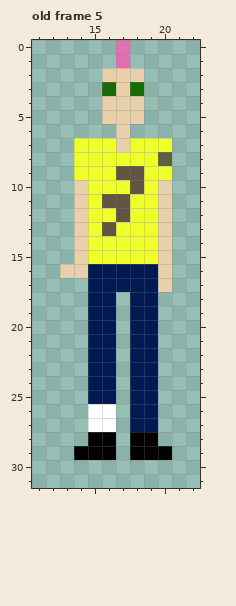
One commit to this pixel-art file: art/aseprite_files/people.aseprite. The first picture shows the starting point.
32x32 pixels, 5 frames. Colours within 5 levels of each other are drawn and written as one. Shown: old frame 5: x 11..22, y 0..31. The commit also changed other frames, which this record leaves out.
The result:
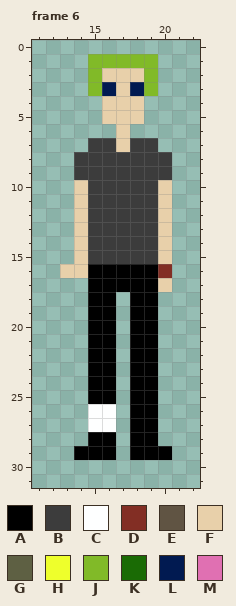
Palette (. is transparent): A #000000  B #3c3c3c  C #feffff  D #822e24  E #605443  F #e8d0aa  G #5e6043  H #eeff2c  J #81ba28  K #1a6b05  L #011a51  M #e070b2
A new or re-ordered frame is compared with the old frame closest to it.
From old to new:
frames 5 -> 6
Changed rows in their new state; - is an unchanged pixel.
Frame 6 is new; against old frame 5, layer "Layer 2 Copy":
first column x 15:
 0 --.--
 1 JJJJJ
 2 J---J
 3 JL-LJ
first column x 14:
 7 .BB-BB.
 8 BBBBBBB
 9 BBBBBBB
10 -BBBBB-
11 -BBBBB-
12 -BBBBB-
13 -BBBBB-
14 -BBBBB-
15 -BBBBB-
16 -AAAAAD
17 -AAAAA-
18 -AA-AA-
19 -AA-AA-
20 -AA-AA-
21 -AA-AA-
22 -AA-AA-
23 -AA-AA-
24 -AA-AA-
25 -AA-AA-
26 ----AA-
27 ----AA-
